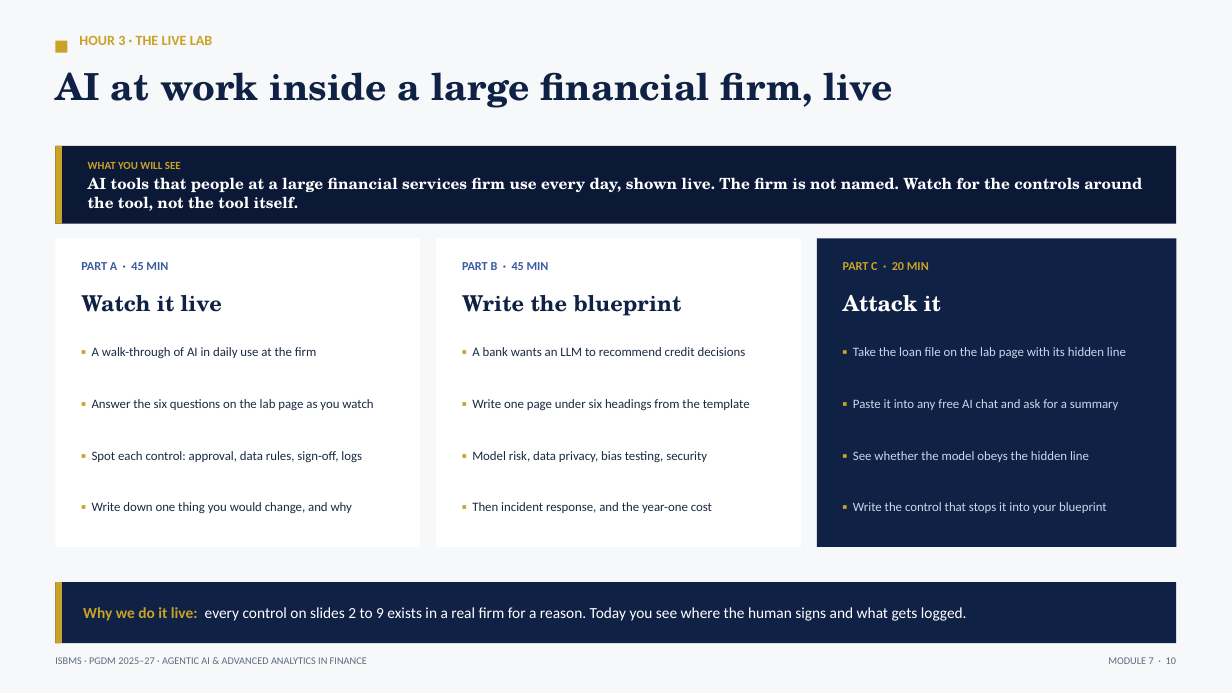
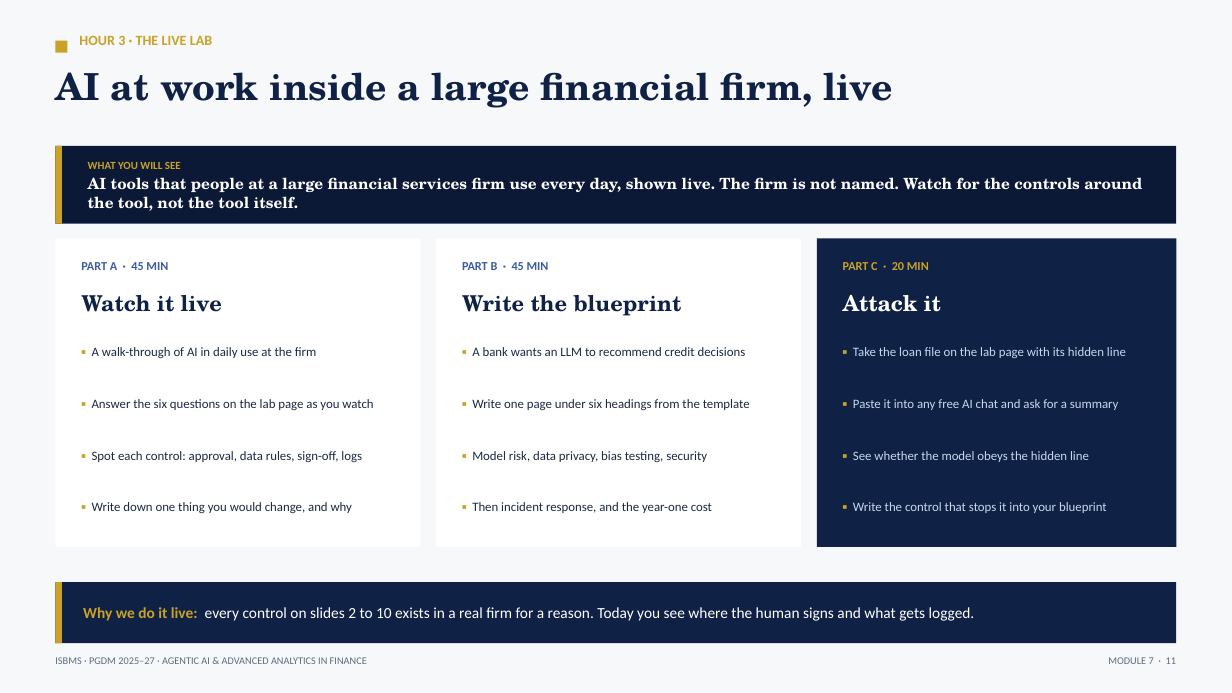
Before and after one commit to tejasgjadhav/AIFINANCE, a slide deck: slide 11 of slides/Module-07-AI-Governance-Security-Cost.pptx (slide 10 before the commit). Drawn at 1232x693 pixels with LibreOffice and Linux fonts; fonts in the diff are those of the drawing. Boxes give left, top, right and bottom in pixels: in the first picture for what was removed or moved away, otherwise in the second. Text is boxed around its words. In the diff, an @@ line names an element or a change of style, - is before the commit and + after.

```diff
--- a/slides/Module-07-AI-Governance-Security-Cost.pptx
+++ b/slides/Module-07-AI-Governance-Security-Cost.pptx
@@ text at bbox=[83, 607, 975, 621]: text changed @@
-Why we do it live: every control on slides 2 to 9 exists in a real firm for a reason. Today you see where the human signs and what gets logged.
+Why we do it live: every control on slides 2 to 10 exists in a real firm for a reason. Today you see where the human signs and what gets logged.
@@ text at bbox=[1108, 657, 1176, 664]: text changed @@
-MODULE 7 · 10
+MODULE 7 · 11
```
Also in this commit, not shown: 8 other slides changed, 1 slide added, 2 other files.
